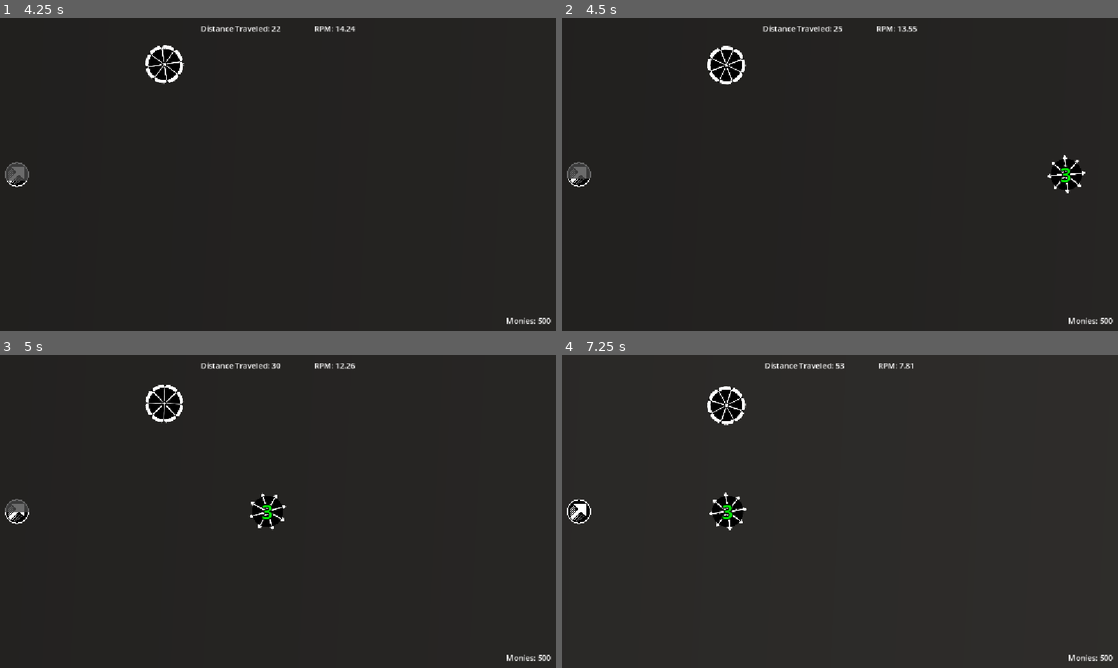
Above: before the commit, frames 1-4 (two rows, left to right).
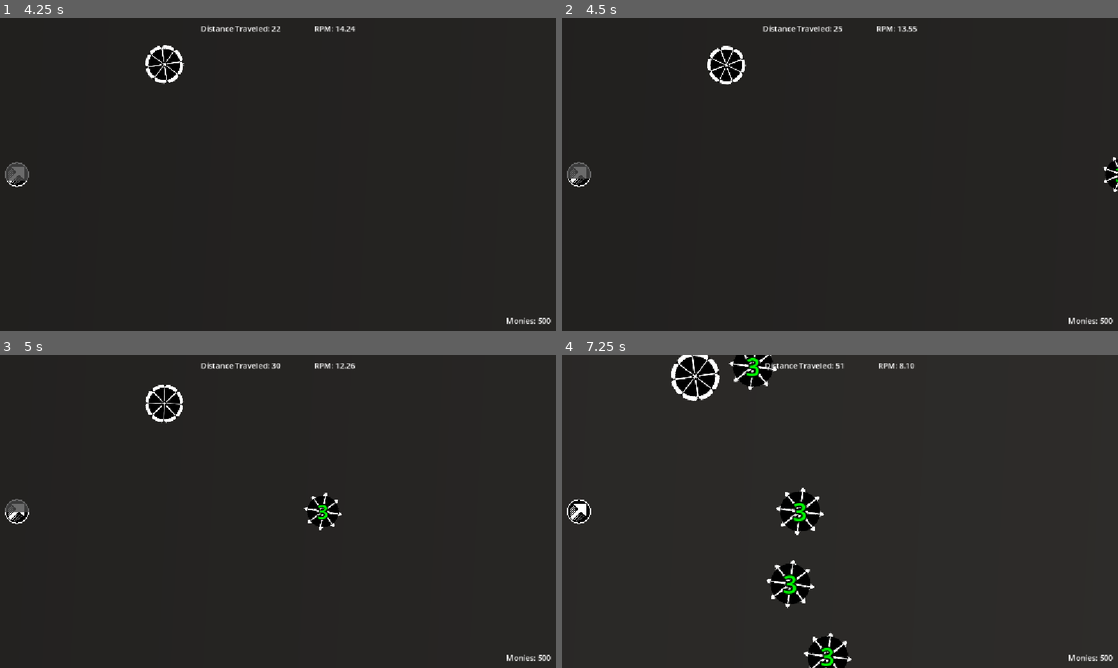
Above: after the commit, the same moments.

Repository: ryder-james/AVerySeriousGameJam
Game: Godot game, scene res://ui/main_menu.tscn
Two runs of this game, one before a commit and one after it. Both use one fixed random seed, a clock stepped at 60 frames per second and the inputs below. The engine's default icon, where the game draws it, is replaced by a stand-in: a white triangle on a blue panel in a dark square. Sound files missing from this copy of the repository are replaced by a short silence.
Inputs:
- Up to frame 1 (4.25 s): click "Start" at 0.5 s; tap Enter at 1.25 s; hold A (ccw) 1.28-2.03 s; tap Space (launch) at 2 s; tap D (cw) at 2.1 s; hold Space (launch) 2.78-3.53 s; tap A (ccw) at 3.6 s
- Up to frame 2 (4.5 s): hold D (cw) from 4.28 s (still down)
- Up to frame 3 (5 s): keep holding D (cw)
- Up to frame 4 (7.25 s): release D (cw) at 5.03 s; tap Space (launch) at 5.1 s; hold A (ccw) 5.78-6.53 s; tap D (cw) at 6.6 s

Frame 1 is identical in both runs. In frame 2, 0.7% of the frame differs, in the area x 87-100%, y 43-56%; in frame 3, 0.9%; in frame 4, 5.0%, in the area x 19-64%, y 0-100%.

Commit message:
style: Clean EnemySpawner

Diff:
--- a/enemies/enemy_spawner.gd
+++ b/enemies/enemy_spawner.gd
@@ -37,4 +37,3 @@
 	var dist: float = Game.player_distance
 	var dist_to_next := maxf(-2.0 ** (dist/800) + 80.0, 20.0)
 	_next_spawn_x = Game.player_distance + dist_to_next
-	print(_next_spawn_x)
--- a/map.tscn
+++ b/map.tscn
@@ -9,6 +9,11 @@
 [ext_resource type="PackedScene" uid="uid://by4wumt7yrhdh" path="res://ui/overlay_ui.tscn" id="6_iw27f"]
 [ext_resource type="Texture2D" uid="uid://cjwdr17fkjfje" path="res://bg.png" id="7_71pa8"]
 
+[sub_resource type="Curve" id="Curve_71pa8"]
+_limits = [1.0, 5.0, 0.0, 1.0]
+_data = [Vector2(0, 1), 0.0, 0.0, 0, 1, Vector2(0.5, 1), 0.0, 0.0, 1, 0, Vector2(0.75, 3), 0.0, 0.0, 0, 0, Vector2(1, 5), 0.0, 0.0, 0, 0]
+point_count = 4
+
 [sub_resource type="PhysicsMaterial" id="PhysicsMaterial_71pa8"]
 friction = 0.0
 bounce = 0.6
@@ -17,11 +22,6 @@
 normal = Vector2(0, 1)
 
 [sub_resource type="WorldBoundaryShape2D" id="WorldBoundaryShape2D_71pa8"]
-
-[sub_resource type="Curve" id="Curve_71pa8"]
-_limits = [1.0, 5.0, 0.0, 1.0]
-_data = [Vector2(0, 1), 0.0, 0.0, 0, 1, Vector2(0.5, 1), 0.0, 0.0, 1, 0, Vector2(0.75, 3), 0.0, 0.0, 0, 0, Vector2(1, 5), 0.0, 0.0, 0, 0]
-point_count = 4
 
 [node name="Map" type="Node2D" unique_id=1178941056]
 
@@ -33,6 +33,13 @@
 [node name="EndRunMenu" parent="CanvasLayer" unique_id=843066510 instance=ExtResource("5_urblq")]
 unique_name_in_owner = true
 visible = false
+
+[node name="EnemySpawner" type="Node2D" parent="." unique_id=987482769]
+position = Vector2(91, 0)
+script = ExtResource("6_71pa8")
+spawn_y_positions = Array[float]([-300.0, -150.0, 0.0, 150.0, 300.0])
+enemy_scenes = Array[PackedScene]([ExtResource("4_p5pve")])
+spawn_count_curve = SubResource("Curve_71pa8")
 
 [node name="Background" type="Node2D" parent="." unique_id=593304210 node_paths=PackedStringArray("left_bg", "right_bg")]
 script = ExtResource("3_05x41")
@@ -71,10 +78,3 @@
 
 [node name="CollisionShape2D2" type="CollisionShape2D" parent="WallBottom" unique_id=1110991680]
 shape = SubResource("WorldBoundaryShape2D_71pa8")
-
-[node name="Node2D" type="Node2D" parent="." unique_id=987482769]
-position = Vector2(91, 0)
-script = ExtResource("6_71pa8")
-spawn_y_positions = Array[float]([-300.0, -150.0, 0.0, 150.0, 300.0])
-enemy_scenes = Array[PackedScene]([ExtResource("4_p5pve")])
-spawn_count_curve = SubResource("Curve_71pa8")
